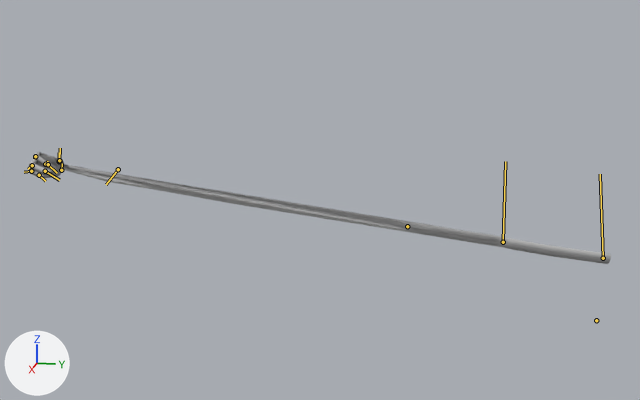
Two versions of the FBX model Assets/_Art/player/player_char.fbx, one commit apart.
Both versions are drawn from a 50 mm lens placed at (3.81, 1.24, 0.82), pointed at (-0.4, 0.4, -0.23). The lights are fixed; the arrows at lower left show +X, +Y and +Z. The picture after the commit comes second. Both versions are drawn at frame 2385 of the action 'Take 001|BaseLayer'; the numbers are the values there. The bones that change, and the others that lie on the model, are drawn over the model as lines.

Objects in the first picture: 'GEO_R_arm', 'GEO_R_hand', 'GEO_R_ind', 'GEO_R_mid', 'GEO_R_pnky', 'GEO_R_thmb'.
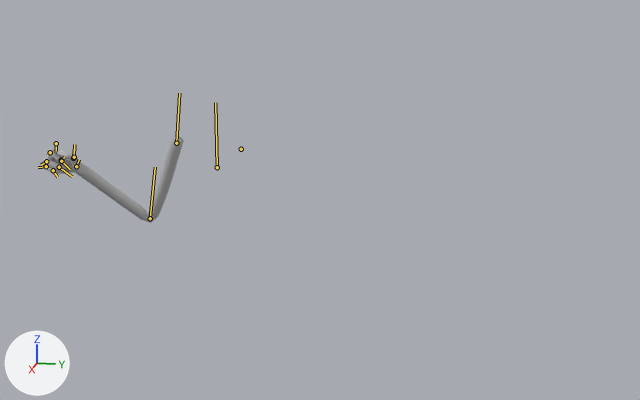
Commit message: tilt lower exaggerated
tilt lower exaggerated

Boxes [x1, y1, x2, y2] around the edits, measured in the pictures (640 x 400 px):
'GEO_R_arm', posed (79% narrower, 13% shorter): before [62, 164, 611, 264]; after [72, 136, 184, 223]
'GEO_R_mid', posed: before [29, 159, 57, 175]; after [44, 155, 72, 171]
'GEO_R_hand', posed: before [37, 153, 64, 177]; after [52, 149, 79, 173]
'GEO_R_ind', posed: before [34, 152, 56, 168]; after [48, 148, 71, 164]
'GEO_R_thmb', posed: before [43, 156, 64, 165]; after [57, 152, 78, 161]
'GEO_R_pnky', posed: before [29, 168, 53, 178]; after [44, 165, 67, 174]
bone 'R_arm_height_jnt', root to tip: before (596, 320) to (596, 320); after (241, 149) to (241, 149)
bone 'R_arm_jnt', root to tip: before (603, 258) to (600, 174); after (176, 143) to (179, 93)
bone 'R_elbow_jnt', root to tip: before (503, 242) to (505, 161); after (150, 218) to (155, 167)
bone 'R_hand_jnt', root to tip: before (407, 226) to (407, 226); after (76, 166) to (76, 166)
bone 'R_handTilt_jnt', root to tip: before (61, 170) to (62, 163); after (76, 166) to (79, 159)

Diff of the bpy script that builds the scene:
```diff
--- a/Assets/_Art/player/player_char.fbx.py
+++ b/Assets/_Art/player/player_char.fbx.py
@@ bone_chest_jnt @@
 bone_chest_jnt = bpy.data.objects['Armature'].pose.bones['chest_jnt']  # child of 'root_jnt'
-bone_chest_jnt.location = (18.2, -87.8, -223.2)
-bone_chest_jnt.rotation_quaternion = (0.673, -0.628, 0.285, 0.267)  # degrees (-86, 46, 0)
+bone_chest_jnt.location = (0.0, 0.0, 0.0)
+bone_chest_jnt.rotation_quaternion = (1.0, 0.0, 0.0, 0.0)  # degrees (0, 0, 0)
@@ bone_r_arm_height_jnt @@
 bone_r_arm_height_jnt = bpy.data.objects['Armature'].pose.bones['R_arm_height_jnt']  # child of 'chest_jnt'
-bone_r_arm_height_jnt.location = (12.4, -0.2, -2.2)
-bone_r_arm_height_jnt.rotation_quaternion = (0.989, 0.0, 0.149, 0.001)  # degrees (0, 17, 0)
+bone_r_arm_height_jnt.location = (-0.3, -0.2, 0.0)
+bone_r_arm_height_jnt.rotation_quaternion = (1.0, 0.0, 0.001, 0.001)  # degrees (0, 0, 0)
@@ bone_r_arm_jnt @@
 bone_r_arm_jnt = bpy.data.objects['Armature'].pose.bones['R_arm_jnt']  # child of 'R_arm_height_jnt'
-bone_r_arm_jnt.rotation_quaternion = (0.789, -0.055, -0.467, -0.396)  # degrees (27, -51, -66)
+bone_r_arm_jnt.rotation_quaternion = (0.755, 0.384, -0.352, -0.398)  # degrees (62, -13, -63)
@@ bone_r_elbow_jnt @@
 bone_r_elbow_jnt = bpy.data.objects['Armature'].pose.bones['R_elbow_jnt']  # child of 'R_arm_jnt'
-bone_r_elbow_jnt.rotation_quaternion = (0.997, 0.0, -0.081, 0.0)  # degrees (0, -9, 0)
+bone_r_elbow_jnt.rotation_quaternion = (0.596, 0.0, 0.803, 0.0)  # degrees (0, 107, 0)
@@ bone_r_hand_jnt @@
 bone_r_hand_jnt = bpy.data.objects['Armature'].pose.bones['R_hand_jnt']  # child of 'R_elbow_jnt'
-bone_r_hand_jnt.rotation_quaternion = (0.903, 0.355, 0.217, -0.107)  # degrees (42, 28, -2)
+bone_r_hand_jnt.rotation_quaternion = (0.985, 0.102, -0.128, 0.051)  # degrees (11, -15, 4)
@@ bone_r_handtilt_jnt @@
 bone_r_handtilt_jnt = bpy.data.objects['Armature'].pose.bones['R_handTilt_jnt']  # child of 'R_hand_jnt'
-bone_r_handtilt_jnt.location = (-54.0, 51.7, 159.5)
+bone_r_handtilt_jnt.location = (0.0, 0.0, 0.0)
```
